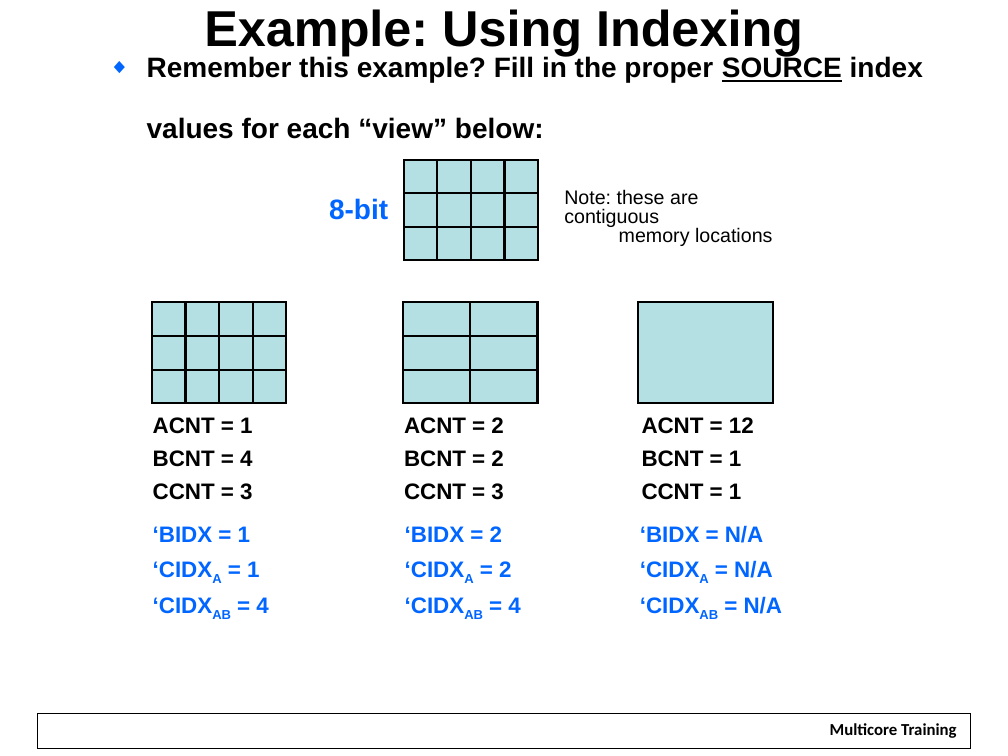
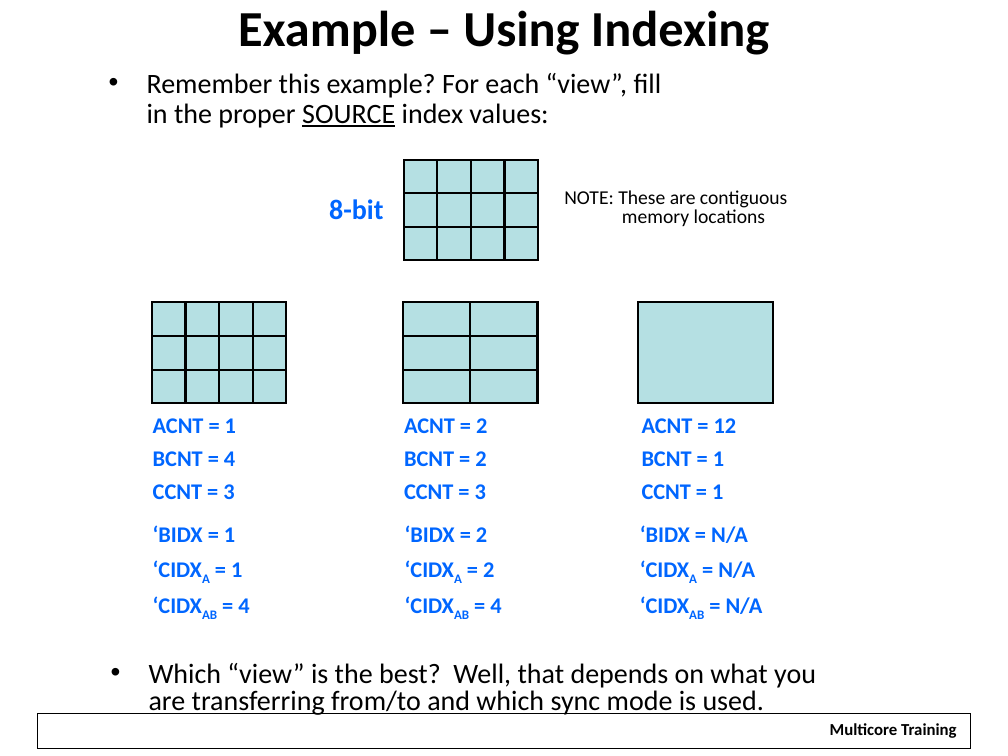
Before and after one commit to hari1989/keystone-workshop, a slide deck: slide 21 of slides/Intro to EDMA.pptx (slide 20 before the commit). Drawn at 1008x756 pixels with LibreOffice and Linux fonts; fonts in the diff are those of the drawing; background and template pictures are left out. Boxes give left, top, right and bottom in pixels: in the first picture for what was removed or moved away, otherwise in the second. Text is boxed around its words. In the diff, an @@ line names an element or a change of style, - is before the commit and + after.

```diff
--- a/slides/Intro to EDMA.pptx
+++ b/slides/Intro to EDMA.pptx
@@ title at (x1=238, y1=10, x2=769, y2=55): text changed; font Arial to Calibri @@
-Example: Using Indexing
+Example – Using Indexing
@@ text at (x1=147, y1=73, x2=662, y2=128): text changed; font Arial to Calibri; bold off @@
-◆ Remember this example? Fill in the proper SOURCE index
-  values for each “view” below:
+• Remember this example? For each “view”, fill
+  in the proper SOURCE index values:
@@ text at (x1=564, y1=190, x2=787, y2=226): text changed; font Arial to Calibri @@
-Note: these are contiguous
-memory locations
+NOTE: These are contiguous
+memory locations
@@ font Arial to Calibri, text colour #000000 to #0066FF in 3 elements at (x1=642, y1=418, x2=737, y2=499), (x1=404, y1=418, x2=487, y2=499), (x1=153, y1=418, x2=236, y2=499) @@
@@ font Arial to Calibri in 4 elements at (x1=329, y1=199, x2=383, y2=220), (x1=640, y1=525, x2=763, y2=614), (x1=153, y1=525, x2=249, y2=613), (x1=405, y1=525, x2=501, y2=613) @@
@@ text added at (x1=149, y1=663, x2=816, y2=715), 20 pt, text #000000 @@
+• Which “view” is the best? Well, that depends on what you
+  are transferring from/to and which sync mode is used.
```
Also in this commit, not shown: 30 other slides changed, 26 slides added, 90 slides removed.
